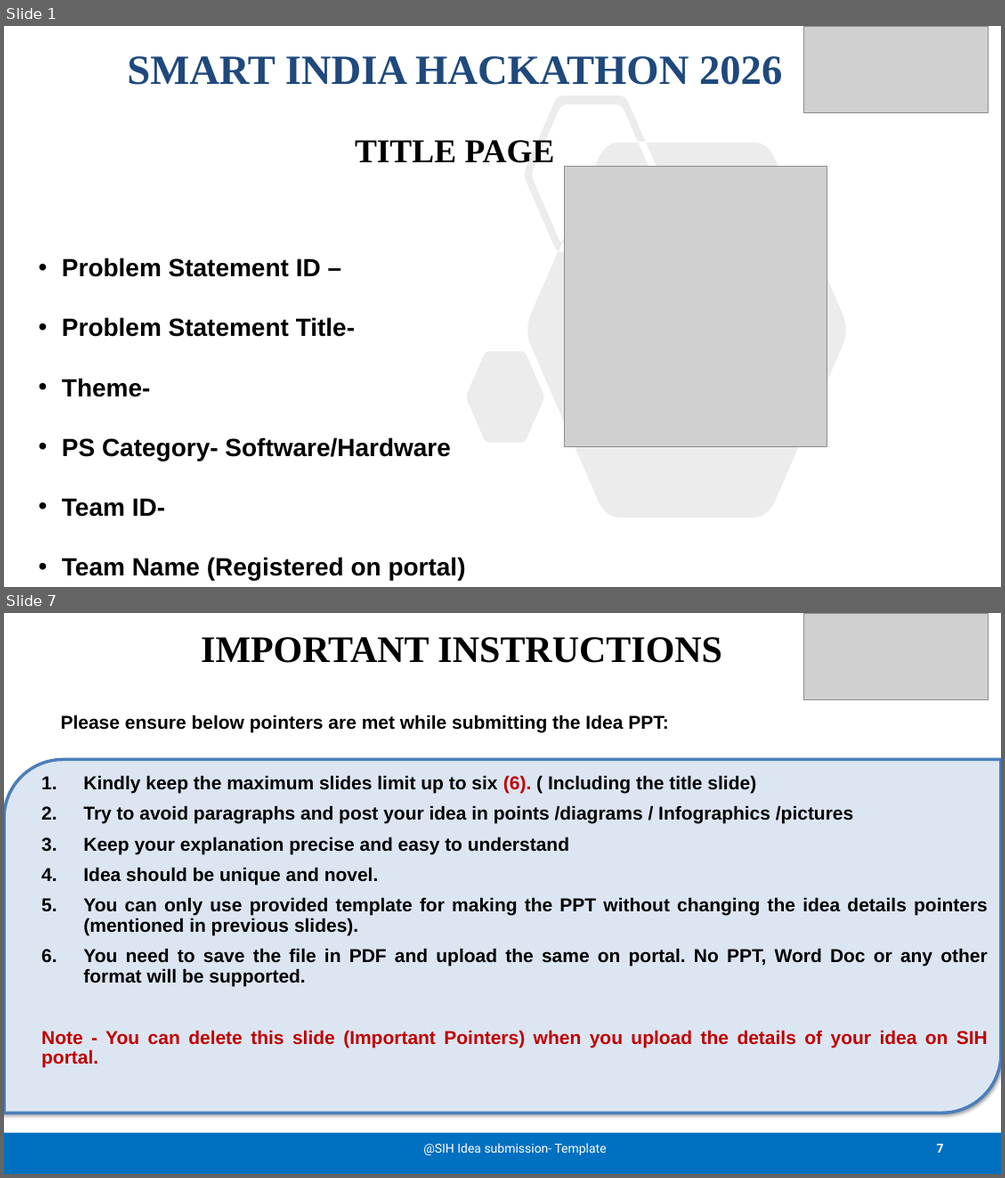
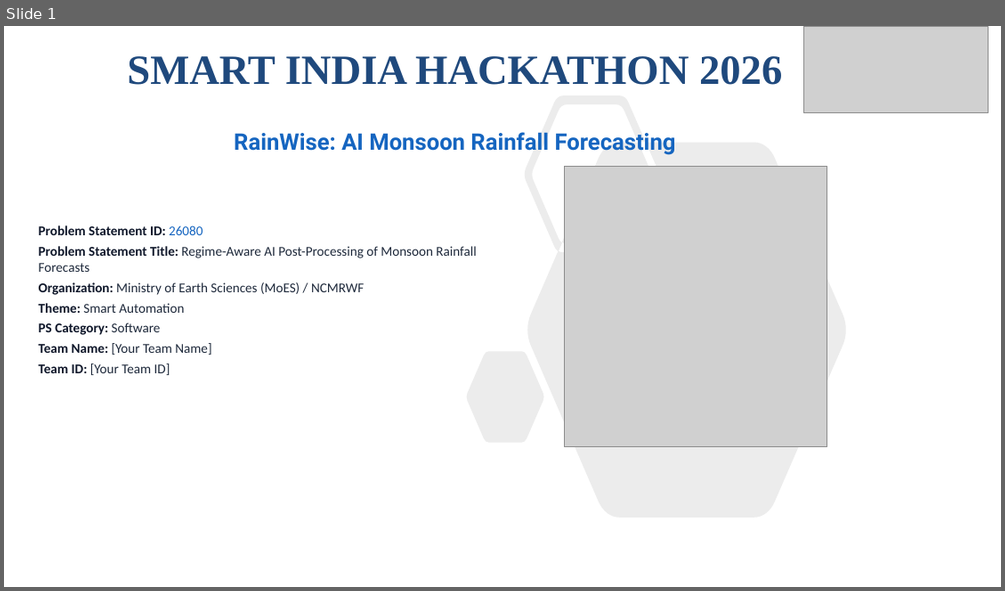
Before and after one commit to lowkeyd3v/rainwise-ps26080, a slide deck: SIH2026-IDEA-Presentation-Format.pptx. Shown one above the other, each under a label of ours: slides 1 and 7 before the commit, slide 1 after it; the slides between them are not shown. The pictures are 1005x1178 and 1005x591 pixels, drawn with LibreOffice and Linux fonts; fonts in the diff are those of the drawing; grey boxes stand for pictures. Boxes give left, top, right and bottom in pixels: in the first picture for what was removed or moved away, otherwise in the second. Text is boxed around its words. In the diff, an @@ line names an element or a change of style, - is before the commit and + after.

Commit message:
docs: complete official SIH 2026 idea presentation PPTX for PS 26080

```diff
--- a/SIH2026-IDEA-Presentation-Format.pptx
+++ b/SIH2026-IDEA-Presentation-Format.pptx
@@ slide 7 removed at (4, 613, 1001, 1174), background #FFFFFF @@
@@ text removed at (201, 637, 722, 663) @@
-IMPORTANT INSTRUCTIONS
@@ picture removed at (804, 613, 988, 699) @@
@@ text removed at (61, 714, 668, 733) @@
-Please ensure below pointers are met while submitting the Idea PPT:
@@ round diag rect removed at (4, 760, 1001, 1112) @@
@@ text removed at (41, 775, 987, 1068) @@
-1. Kindly keep the maximum slides limit up to six (6). ( Including the title slide)
-2. Try to avoid paragraphs and post your idea in points /diagrams / Infographics /pictures
-3. Keep your explanation precise and easy to understand
-4. Idea should be unique and novel.
-5. You can only use provided template for making the PPT without changing the idea details pointers (mentioned in previous slides).
-6. You need to save the file in PDF and upload the same on portal. No PPT, Word Doc or any other format will be supported.
-Note - You can delete this slide (Important Pointers) when you upload the details of your idea on SIH portal.
@@ rectangle removed at (4, 1133, 1001, 1174) @@
@@ text removed at (423, 1143, 607, 1155) @@
-@SIH Idea submission- Template
@@ page number removed at (937, 1143, 944, 1152) @@
-7
@@ slide 1 changed as well @@
@@ subtitle at (234, 132, 676, 155): text changed; size 32 to 22 pt; font Times New Roman to Roboto; text colour #000000 to #1565C0 @@
-TITLE PAGE
+RainWise: AI Monsoon Rainfall Forecasting
@@ text at (39, 225, 476, 375): text changed; size 24 to 13 pt; font Arial to Calibri; text colour #000000 to #1E293B; bold off @@
-• Problem Statement ID –
-• Problem Statement Title-
-• Theme-
-• PS Category- Software/Hardware
-• Team ID-
-• Team Name (Registered on portal)
+Problem Statement ID: 26080
+Problem Statement Title: Regime-Aware AI Post-Processing of Monsoon Rainfall Forecasts
+Organization: Ministry of Earth Sciences (MoES) / NCMRWF
+Theme: Smart Automation
+PS Category: Software
+Team Name: [Your Team Name]
+Team ID: [Your Team ID]
```
Also in this commit, not shown: 5 other slides changed.
